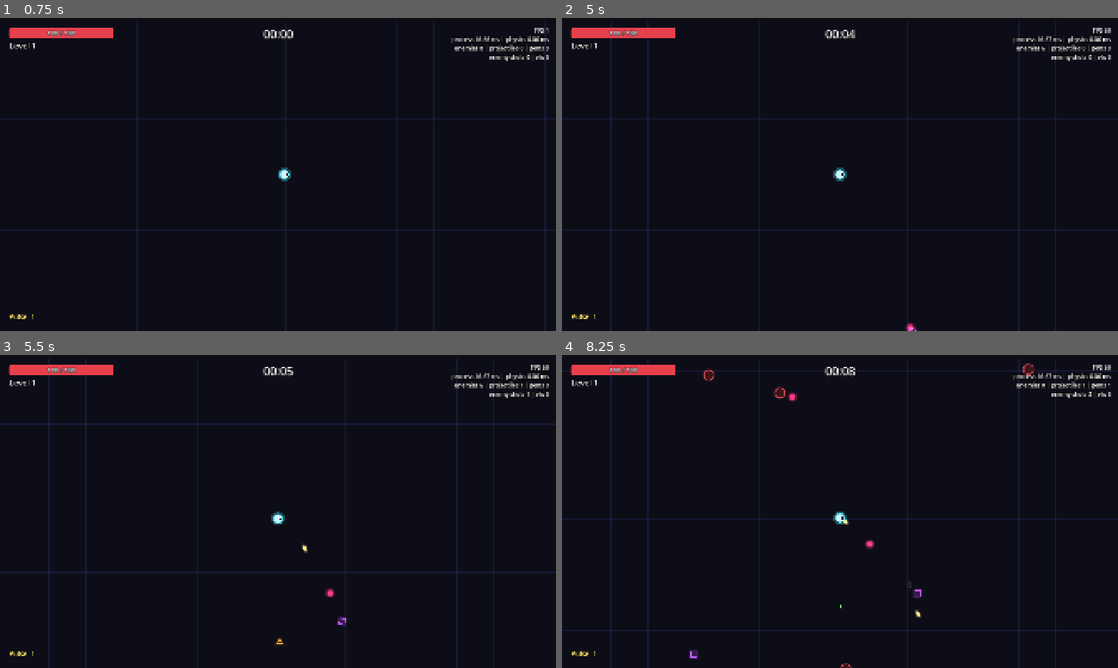
Above: before the commit, frames 1-4 (two rows, left to right).
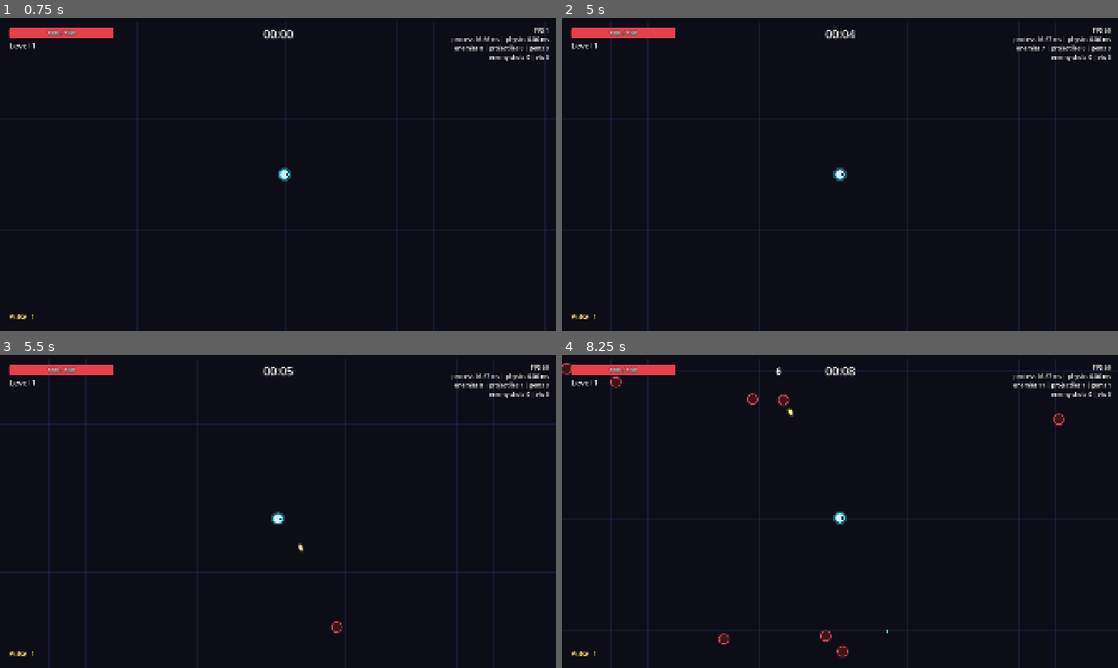
Above: after the commit, the same moments.

Repository: Mowgli2000/survivor-game
Game: Godot game, scene res://src/run/run.tscn
Same seed, same stepped clock (60 frames per second), same inputs: the game is played once before the commit and once after it.
Inputs (mouse positions are in pixels of both pictures, inside the frame that each line leads up to):
- Up to frame 1 (0.75 s): tap Enter at 0.5 s; move the mouse to (400, 158) at 0.52 s; hold D (move_right) from 0.53 s (still down); hold Shift from 0.53 s (still down); click (400, 158) at 0.67 s
- Up to frame 2 (5 s): release D (move_right) at 1.25 s; release Shift at 1.25 s; drag from (728, 190) to (812, 237) at 1.27 s; move the mouse to (895, 105) at 2.02 s; hold D (move_right) 2.03-2.75 s; tap Ctrl at 2.1 s; drag from (812, 237) to (673, 127) at 2.77 s; move the mouse to (1006, 221) at 3.52 s; hold A (move_left) 3.53-4.25 s; tap Alt at 3.6 s; drag from (673, 127) to (756, 96) at 4.27 s
- Up to frame 3 (5.5 s): move the mouse to (305, 511) at 5.02 s; hold S (move_down) from 5.03 s (still down); hold Shift from 5.03 s (still down); click (305, 511) at 5.17 s
- Up to frame 4 (8.25 s): release S (move_down) at 5.75 s; release Shift at 5.75 s; drag from (756, 433) to (728, 527) at 5.77 s; move the mouse to (962, 495) at 6.52 s; hold W (move_up) 6.53-7.25 s; tap Ctrl at 6.6 s; drag from (728, 527) to (812, 574) at 7.27 s; move the mouse to (895, 442) at 8.02 s; hold S (move_down) from 8.03 s (still down); tap Alt at 8.1 s

Frame 1 is identical in both runs. In frame 2, less than 0.1% of the frame differs, in the area x 61-87%, y 9-100%; in frame 3, 0.2%; in frame 4, 1.1%, in the area x 0-99%, y 2-100%.

Commit message:
feat: wave-driven spawning and default stage
Co-Authored-By: Claude Opus 5.5 <noreply@anthropic.com>

Diff:
--- a/data/runs/default.tres
+++ b/data/runs/default.tres
@@ -1,50 +1,15 @@
 [gd_resource type="Resource" script_class="RunConfig" format=3]
 
 [ext_resource type="Script" path="res://src/run/run_config.gd" id="1_config"]
-[ext_resource type="Script" path="res://src/spawning/spawn_entry.gd" id="2_entry"]
-[ext_resource type="Resource" path="res://data/characters/drifter.tres" id="3_drifter"]
-[ext_resource type="Resource" path="res://data/enemies/grunt.tres" id="4_grunt"]
-[ext_resource type="Resource" path="res://data/enemies/runner.tres" id="5_runner"]
-[ext_resource type="Resource" path="res://data/enemies/shooter.tres" id="6_shooter"]
-[ext_resource type="Resource" path="res://data/enemies/tank.tres" id="7_tank"]
-
-[sub_resource type="Resource" id="Resource_grunt"]
-script = ExtResource("2_entry")
-enemy = ExtResource("4_grunt")
-weight = 3.0
-min_time = 0.0
-
-[sub_resource type="Resource" id="Resource_runner"]
-script = ExtResource("2_entry")
-enemy = ExtResource("5_runner")
-weight = 1.0
-min_time = 30.0
-
-[sub_resource type="Resource" id="Resource_shooter"]
-script = ExtResource("2_entry")
-enemy = ExtResource("6_shooter")
-weight = 0.8
-min_time = 45.0
-
-[sub_resource type="Resource" id="Resource_tank"]
-script = ExtResource("2_entry")
-enemy = ExtResource("7_tank")
-weight = 0.5
-min_time = 75.0
+[ext_resource type="Resource" path="res://data/characters/drifter.tres" id="2_drifter"]
+[ext_resource type="Resource" path="res://data/stages/default.tres" id="3_stage"]
 
 [resource]
 script = ExtResource("1_config")
 id = &"default"
-character = ExtResource("3_drifter")
+character = ExtResource("2_drifter")
 arena_size = Vector2(3200, 3200)
-spawn_pool = Array[ExtResource("2_entry")]([SubResource("Resource_grunt"), SubResource("Resource_runner"), SubResource("Resource_shooter"), SubResource("Resource_tank")])
-spawn_rate_start = 1.2
-spawn_rate_per_minute = 1.5
-spawn_rate_max = 25.0
-max_enemies = 400
-spawn_distance = 1150.0
-enemy_hp_multiplier = 1.0
-enemy_hp_per_minute = 0.3
+stage = ExtResource("3_stage")
 xp_base = 5.0
 xp_exponent = 1.35
 upgrade_choices = 3
--- /dev/null
+++ b/data/stages/default.tres
@@ -0,0 +1,105 @@
+[gd_resource type="Resource" script_class="StageData" format=3]
+
+[ext_resource type="Script" path="res://src/waves/stage_data.gd" id="1_stage"]
+[ext_resource type="Script" path="res://src/spawning/spawn_entry.gd" id="2_entry"]
+[ext_resource type="Script" path="res://src/waves/wave_event.gd" id="3_event"]
+[ext_resource type="Resource" path="res://data/enemies/grunt.tres" id="4_grunt"]
+[ext_resource type="Resource" path="res://data/enemies/runner.tres" id="5_runner"]
+[ext_resource type="Resource" path="res://data/enemies/shooter.tres" id="6_shooter"]
+[ext_resource type="Resource" path="res://data/enemies/tank.tres" id="7_tank"]
+
+[sub_resource type="Resource" id="Entry_grunt"]
+script = ExtResource("2_entry")
+enemy = ExtResource("4_grunt")
+weight = 3.0
+min_wave = 1
+
+[sub_resource type="Resource" id="Entry_runner"]
+script = ExtResource("2_entry")
+enemy = ExtResource("5_runner")
+weight = 1.0
+min_wave = 3
+
+[sub_resource type="Resource" id="Entry_shooter"]
+script = ExtResource("2_entry")
+enemy = ExtResource("6_shooter")
+weight = 0.8
+min_wave = 4
+
+[sub_resource type="Resource" id="Entry_tank"]
+script = ExtResource("2_entry")
+enemy = ExtResource("7_tank")
+weight = 0.5
+min_wave = 6
+
+[sub_resource type="Resource" id="Event_w5_horde"]
+script = ExtResource("3_event")
+wave = 5
+at_time = 5.0
+enemy = ExtResource("5_runner")
+count = 40
+
+[sub_resource type="Resource" id="Event_w8_elite"]
+script = ExtResource("3_event")
+wave = 8
+at_time = 10.0
+enemy = ExtResource("7_tank")
+count = 1
+elite = true
+
+[sub_resource type="Resource" id="Event_w10_elites"]
+script = ExtResource("3_event")
+wave = 10
+at_time = 10.0
+enemy = ExtResource("6_shooter")
+count = 2
+elite = true
+
+[sub_resource type="Resource" id="Event_w12_horde"]
+script = ExtResource("3_event")
+wave = 12
+at_time = 5.0
+enemy = ExtResource("4_grunt")
+count = 60
+
+[sub_resource type="Resource" id="Event_w15_elites"]
+script = ExtResource("3_event")
+wave = 15
+at_time = 10.0
+enemy = ExtResource("7_tank")
+count = 3
+elite = true
+
+[sub_resource type="Resource" id="Event_w18_horde"]
+script = ExtResource("3_event")
+wave = 18
+at_time = 5.0
+enemy = ExtResource("5_runner")
+count = 80
+
+[sub_resource type="Resource" id="Event_w18_elites"]
+script = ExtResource("3_event")
+wave = 18
+at_time = 20.0
+enemy = ExtResource("7_tank")
+count = 2
+elite = true
+
+[resource]
+script = ExtResource("1_stage")
+id = &"default"
+wave_count = 20
+duration_first = 20.0
+duration_last = 60.0
+spawn_rate_first = 1.5
+spawn_rate_last = 20.0
+hp_multiplier_first = 1.0
+hp_multiplier_last = 5.0
+spawn_pool = Array[ExtResource("2_entry")]([SubResource("Entry_grunt"), SubResource("Entry_runner"), SubResource("Entry_shooter"), SubResource("Entry_tank")])
+max_enemies = 400
+spawn_distance = 1150.0
+heal_between_waves = 1.0
+elite_hp_multiplier = 5.0
+elite_xp_multiplier = 10.0
+elite_scale = 1.6
+events = Array[ExtResource("3_event")]([SubResource("Event_w5_horde"), SubResource("Event_w8_elite"), SubResource("Event_w10_elites"), SubResource("Event_w12_horde"), SubResource("Event_w15_elites"), SubResource("Event_w18_horde"), SubResource("Event_w18_elites")])
--- a/src/debug/stress/stress_run.tres
+++ b/src/debug/stress/stress_run.tres
@@ -1,29 +1,11 @@
 [gd_resource type="Resource" script_class="RunConfig" format=3 uid="uid://c2xi8j8n3squc"]
 
 [ext_resource type="Script" uid="uid://dxyrn7lm0hlyq" path="res://src/run/run_config.gd" id="1_config"]
-[ext_resource type="Script" uid="uid://cygmx0fk3h7dd" path="res://src/spawning/spawn_entry.gd" id="2_entry"]
-[ext_resource type="Resource" path="res://src/debug/stress/stress_character.tres" id="3_char"]
-[ext_resource type="Resource" path="res://data/enemies/grunt.tres" id="4_grunt"]
-[ext_resource type="Resource" path="res://data/enemies/runner.tres" id="5_runner"]
-
-[sub_resource type="Resource" id="Resource_grunt"]
-script = ExtResource("2_entry")
-enemy = ExtResource("4_grunt")
-weight = 2.0
-
-[sub_resource type="Resource" id="Resource_runner"]
-script = ExtResource("2_entry")
-enemy = ExtResource("5_runner")
+[ext_resource type="Resource" path="res://src/debug/stress/stress_character.tres" id="2_char"]
+[ext_resource type="Resource" path="res://src/debug/stress/stress_stage.tres" id="3_stage"]
 
 [resource]
 script = ExtResource("1_config")
 id = &"stress"
-character = ExtResource("3_char")
-spawn_pool = Array[ExtResource("2_entry")]([SubResource("Resource_grunt"), SubResource("Resource_runner")])
-spawn_rate_start = 150.0
-spawn_rate_per_minute = 0.0
-spawn_rate_max = 150.0
-max_enemies = 500
-spawn_distance = 900.0
-enemy_hp_multiplier = 40.0
-enemy_hp_per_minute = 0.0
+character = ExtResource("2_char")
+stage = ExtResource("3_stage")
--- /dev/null
+++ b/src/debug/stress/stress_stage.tres
@@ -0,0 +1,29 @@
+[gd_resource type="Resource" script_class="StageData" format=3]
+
+[ext_resource type="Script" path="res://src/waves/stage_data.gd" id="1_stage"]
+[ext_resource type="Script" path="res://src/spawning/spawn_entry.gd" id="2_entry"]
+[ext_resource type="Resource" path="res://data/enemies/grunt.tres" id="3_grunt"]
+[ext_resource type="Resource" path="res://data/enemies/runner.tres" id="4_runner"]
+
+[sub_resource type="Resource" id="Entry_grunt"]
+script = ExtResource("2_entry")
+enemy = ExtResource("3_grunt")
+weight = 2.0
+
+[sub_resource type="Resource" id="Entry_runner"]
+script = ExtResource("2_entry")
+enemy = ExtResource("4_runner")
+
+[resource]
+script = ExtResource("1_stage")
+id = &"stress"
+wave_count = 1
+duration_first = 600.0
+duration_last = 600.0
+spawn_rate_first = 150.0
+spawn_rate_last = 150.0
+hp_multiplier_first = 40.0
+hp_multiplier_last = 40.0
+spawn_pool = Array[ExtResource("2_entry")]([SubResource("Entry_grunt"), SubResource("Entry_runner")])
+max_enemies = 500
+spawn_distance = 900.0
--- a/src/run/run.gd
+++ b/src/run/run.gd
@@ -22,6 +22,7 @@
 var bot_input: Callable
 
 var state: RunState
+var stage: StageData
 var progression: Progression
 var player: Player
 var enemies: EnemyManager
@@ -29,6 +30,7 @@
 var projectiles: ProjectileManager
 var pickups: PickupManager
 var spawner: SpawnDirector
+var waves: WaveDirector
 var vfx: Vfx
 var damage_numbers: DamageNumbers
 var hud: Hud
@@ -44,6 +46,8 @@
 	if config == null:
 		config = ContentDB.get_def(&"runs", DEFAULT_CONFIG_ID)
 	assert(config != null, "Run: no RunConfig (expected data/runs/default.tres)")
+	stage = config.stage
+	assert(stage != null, "Run: RunConfig has no stage")
 	var arena_rect := Rect2(-config.arena_size * 0.5, config.arena_size)
 
 	state = RunState.new(seed_override if seed_override >= 0 else randi())
@@ -77,7 +81,8 @@
 
 	enemies = EnemyManager.new()
 	enemies.name = "Enemies"
-	enemies.setup(player, arena_rect, mini(config.max_enemies, 200), state.rng, vfx, enemy_projectiles)
+	enemies.setup(player, arena_rect, mini(stage.max_enemies, 200), state.rng, vfx, enemy_projectiles)
+	enemies.elite_scale = stage.elite_scale
 	add_child(enemies)
 
 	projectiles = ProjectileManager.new()
@@ -93,9 +98,14 @@
 	if config.character.starting_weapon != null:
 		player.weapons.add_weapon(config.character.starting_weapon)
 
+	waves = WaveDirector.new()
+	waves.name = "WaveDirector"
+	waves.setup(stage)
+	add_child(waves)
+
 	spawner = SpawnDirector.new()
 	spawner.name = "SpawnDirector"
-	spawner.setup(config, state, enemies, player, arena_rect)
+	spawner.setup(stage, state, enemies, player, arena_rect, waves)
 	add_child(spawner)
 
 	hud = Hud.new()
@@ -120,16 +130,29 @@
 	player.died.connect(_on_player_died)
 	level_up_screen.offer_chosen.connect(_apply_offer)
 	game_over_screen.retry_requested.connect(_on_retry_requested)
+	waves.wave_started.connect(spawner.begin_wave)
+	waves.wave_ended.connect(_on_wave_ended)
+	waves.start_wave(1)
 
 
 func _physics_process(delta: float) -> void:
-	if not state.is_over:
+	if not state.is_over and waves.in_wave:
 		state.elapsed += delta
 
 
-func _on_enemy_killed(data: EnemyData, pos: Vector2, _elite: bool) -> void:
+func _on_enemy_killed(data: EnemyData, pos: Vector2, elite: bool) -> void:
 	state.kills += 1
-	pickups.spawn_xp(pos, data.xp_value)
+	var xp := data.xp_value
+	if elite:
+		xp = roundi(xp * stage.elite_xp_multiplier)
+	pickups.spawn_xp(pos, xp)
+
+
+# Provisional: chains waves without a screen (full flow in the next task).
+func _on_wave_ended(wave: int) -> void:
+	if state.is_over or waves.is_last_wave():
+		return
+	waves.start_wave(wave + 1)
 
 
 func _on_leveled_up(_level: int) -> void:
--- a/src/run/run_config.gd
+++ b/src/run/run_config.gd
@@ -1,24 +1,12 @@
 class_name RunConfig
 extends Resource
-## Tuning of a run (prototype). Will be split into StageData when waves arrive.
+## Tuning of a run: character, arena, stage (waves), progression and weapons.
 
 @export var id: StringName
 @export var character: CharacterData
 @export var arena_size: Vector2 = Vector2(3200, 3200)
-
-@export_group("Spawning")
-@export var spawn_pool: Array[SpawnEntry] = []
-## Enemies per second at the start of the run.
-@export var spawn_rate_start: float = 1.0
-## Enemies per second added every minute.
-@export var spawn_rate_per_minute: float = 1.0
-@export var spawn_rate_max: float = 20.0
-@export var max_enemies: int = 400
-## Distance from the player where enemies appear (just outside the screen).
-@export var spawn_distance: float = 1150.0
-@export var enemy_hp_multiplier: float = 1.0
-## Enemy HP multiplier added every minute.
-@export var enemy_hp_per_minute: float = 0.25
+## Waves, enemies and difficulty of the run (data/stages/).
+@export var stage: StageData
 
 @export_group("Progression")
 ## XP needed for level n -> n+1 = round(xp_base * n ^ xp_exponent).
--- a/src/spawning/spawn_director.gd
+++ b/src/spawning/spawn_director.gd
@@ -1,52 +1,60 @@
 class_name SpawnDirector
 extends Node
-## Decides when, what and where enemies spawn. Prototype version: a spawn rate
-## that grows with time. Waves (StageData) will replace the rate curve later.
+## Decides when, what and where enemies spawn during a wave: a steady rate
+## from the stage curves, plus the scripted events of the wave (hordes, elites).
+## Does nothing between waves.
 
 const POSITION_ATTEMPTS := 8
 
-var _config: RunConfig
+var _stage: StageData
 var _state: RunState
 var _enemies: EnemyManager
 var _player: Player
 var _arena: Rect2
+var _waves: WaveDirector
+var _wave: int = 0
 var _accumulator: float = 0.0
 var _weights := PackedFloat32Array()
 var _eligible: Array[EnemyData] = []
+var _pending_events: Array[WaveEvent] = []
 
 
-func setup(config: RunConfig, state: RunState, enemies: EnemyManager, player: Player, arena: Rect2) -> void:
-	_config = config
+func setup(stage: StageData, state: RunState, enemies: EnemyManager, player: Player, arena: Rect2,
+		waves: WaveDirector) -> void:
+	_stage = stage
 	_state = state
 	_enemies = enemies
 	_player = player
 	_arena = arena
+	_waves = waves
 
 
 func _ready() -> void:
 	process_physics_priority = -20
 
 
-func current_spawn_rate() -> float:
-	var minutes := _state.elapsed / 60.0
-	return minf(_config.spawn_rate_start + _config.spawn_rate_per_minute * minutes, _config.spawn_rate_max)
-
-
-func current_hp_multiplier() -> float:
-	return _config.enemy_hp_multiplier + _config.enemy_hp_per_minute * _state.elapsed / 60.0
+## Called when a wave starts: picks the eligible enemies and the wave's events.
+func begin_wave(wave: int) -> void:
+	_wave = wave
+	_accumulator = 0.0
+	_pending_events = _stage.events_for(wave)
+	_eligible.clear()
+	_weights.clear()
+	for entry in _stage.spawn_pool:
+		if entry.enemy != null and entry.min_wave <= wave:
+			_eligible.append(entry.enemy)
+			_weights.append(entry.weight)
 
 
 func _physics_process(delta: float) -> void:
-	if _config == null:
+	if _stage == null or not _waves.in_wave or _wave != _waves.wave:
 		return
-	_accumulator += current_spawn_rate() * delta
-	if _accumulator < 1.0:
-		return
-	_refresh_eligible()
-	var hp_multiplier := current_hp_multiplier()
+	var hp_multiplier := _stage.hp_multiplier_at(_wave)
+	_fire_events(_waves.wave_elapsed(), hp_multiplier)
+	_accumulator += _stage.spawn_rate_at(_wave) * delta
 	while _accumulator >= 1.0:
 		_accumulator -= 1.0
-		if _enemies.active_count() >= _config.max_enemies:
+		if _enemies.active_count() >= _stage.max_enemies:
 			_accumulator = 0.0
 			break
 		var index := WeightedPicker.pick_index(_weights, _state.rng)
@@ -55,13 +63,20 @@
 		_enemies.spawn(_eligible[index], _pick_position(), hp_multiplier)
 
 
-func _refresh_eligible() -> void:
-	_eligible.clear()
-	_weights.clear()
-	for entry in _config.spawn_pool:
-		if entry.enemy != null and entry.min_wave <= 1 + int(_state.elapsed / 30.0):
-			_eligible.append(entry.enemy)
-			_weights.append(entry.weight)
+func _fire_events(elapsed: float, hp_multiplier: float) -> void:
+	for i in range(_pending_events.size() - 1, -1, -1):
+		var event := _pending_events[i]
+		if elapsed < event.at_time:
+			continue
+		_pending_events.remove_at(i)
+		var hp := hp_multiplier * (_stage.elite_hp_multiplier if event.elite else 1.0)
+		var offset := _state.rng.randf() * TAU
+		for k in event.count:
+			if _enemies.active_count() >= _stage.max_enemies:
+				break
+			var angle := offset + TAU * k / event.count
+			var pos := _player.global_position + Vector2.from_angle(angle) * _stage.spawn_distance
+			_enemies.spawn(event.enemy, pos.clamp(_arena.position, _arena.end), hp, event.elite)
 
 
 ## A point at `spawn_distance` from the player, inside the arena when possible.
@@ -69,7 +84,7 @@
 	var center := _player.global_position
 	var fallback := center
 	for attempt in POSITION_ATTEMPTS:
-		var pos := center + Vector2.from_angle(_state.rng.randf() * TAU) * _config.spawn_distance
+		var pos := center + Vector2.from_angle(_state.rng.randf() * TAU) * _stage.spawn_distance
 		if _arena.has_point(pos):
 			return pos
 		fallback = pos
--- a/tests/data/test_content.gd
+++ b/tests/data/test_content.gd
@@ -19,7 +19,7 @@
 
 
 func test_expected_categories_exist() -> void:
-	for category in [&"characters", &"weapons", &"enemies", &"upgrades", &"runs"]:
+	for category in [&"characters", &"weapons", &"enemies", &"upgrades", &"runs", &"stages"]:
 		assert_gt(ContentDB.get_all(category).size(), 0, "no content in data/%s" % category)
 
 
@@ -88,10 +88,36 @@
 		var run := def as RunConfig
 		assert_not_null(run, "data/runs must contain RunConfig")
 		assert_not_null(run.character)
-		assert_gt(run.spawn_pool.size(), 0)
-		for entry in run.spawn_pool:
-			assert_not_null(entry.enemy, "%s: spawn entry without enemy" % run.id)
+		assert_not_null(run.stage, "%s has no stage" % run.id)
 		assert_gt(run.upgrade_choices, 0)
+
+
+func test_stages() -> void:
+	for def in ContentDB.get_all(&"stages"):
+		var stage := def as StageData
+		assert_not_null(stage, "data/stages must contain StageData")
+		assert_eq(String(stage.id), stage.resource_path.get_file().get_basename())
+		assert_gte(stage.wave_count, 1)
+		assert_gt(stage.duration_first, 0.0)
+		assert_gt(stage.duration_last, 0.0)
+		assert_gt(stage.spawn_pool.size(), 0, "%s: empty spawn pool" % stage.id)
+		assert_gt(stage.max_enemies, 0)
+		assert_gte(stage.heal_between_waves, 0.0)
+		assert_gte(stage.elite_scale, 1.0)
+		for entry in stage.spawn_pool:
+			assert_not_null(entry.enemy, "%s: spawn entry without enemy" % stage.id)
+			assert_between(entry.min_wave, 1, stage.wave_count, "%s: min_wave out of range" % stage.id)
+			assert_lte(entry.enemy.radius * stage.elite_scale, EnemyManager.MAX_ENEMY_RADIUS,
+				"%s: elite %s too big for the spatial grid" % [stage.id, entry.enemy.id])
+		for event in stage.events:
+			assert_not_null(event, "%s: empty event" % stage.id)
+			assert_not_null(event.enemy, "%s: event without enemy" % stage.id)
+			assert_between(event.wave, 1, stage.wave_count, "%s: event wave out of range" % stage.id)
+			assert_gt(event.count, 0)
+			assert_lt(event.at_time, stage.duration_at(event.wave),
+				"%s: event of wave %d would never fire" % [stage.id, event.wave])
+			if event.elite:
+				assert_lte(event.enemy.radius * stage.elite_scale, EnemyManager.MAX_ENEMY_RADIUS)
 
 
 func test_every_stat_has_a_localized_name() -> void:
--- a/tests/smoke/test_run_smoke.gd
+++ b/tests/smoke/test_run_smoke.gd
@@ -42,7 +42,7 @@
 	for def in ContentDB.get_all(&"weapons"):
 		var weapon := def as WeaponData
 		_run.player.weapons.add_weapon(weapon, weapon.max_level())
-	_run.state.elapsed = 90.0  # every enemy type can spawn (ranged, tank)
+	_run.waves.start_wave(6)  # every enemy type can spawn (ranged, tank)
 	await wait_physics_frames(360)  # ~24 s of game time
 	assert_gt(_run.state.kills, 20, "the arsenal kills enemies")
 	assert_false(_run.state.is_over)
--- a/tests/unit/test_waves.gd
+++ b/tests/unit/test_waves.gd
@@ -120,3 +120,78 @@
 	assert_eq(pickups.active_count(), 0)
 	assert_signal_emit_count(pickups, "xp_collected", 1)
 	assert_signal_emitted_with_parameters(pickups, "xp_collected", [12])
+
+
+func _spawn_setup(stage: StageData) -> Array:
+	var arena := Rect2(-3000, -3000, 6000, 6000)
+	var player := Player.new()
+	player.setup(CharacterData.new(), arena)
+	player.invincible = true
+	player.bot_input = func() -> Vector2: return Vector2.ZERO
+	add_child_autofree(player)
+	var enemies := EnemyManager.new()
+	enemies.setup(player, arena, 8)
+	add_child_autofree(enemies)
+	var director := WaveDirector.new()
+	director.setup(stage)
+	add_child_autofree(director)
+	var spawner := SpawnDirector.new()
+	spawner.setup(stage, RunState.new(1), enemies, player, arena, director)
+	add_child_autofree(spawner)
+	return [director, spawner, enemies]
+
+
+func test_wave_event_spawns_once_at_its_time() -> void:
+	var stage := _stage(3)
+	stage.spawn_rate_first = 0.0
+	stage.spawn_rate_last = 0.0
+	var event := _event(1, 0.0)
+	event.elite = true
+	stage.events = [event]
+	var parts := _spawn_setup(stage)
+	var director: WaveDirector = parts[0]
+	var spawner: SpawnDirector = parts[1]
+	var enemies: EnemyManager = parts[2]
+	director.start_wave(1)
+	spawner.begin_wave(1)
+	await wait_physics_frames(3)
+	assert_eq(enemies.active_count(), 3)
+	assert_true(enemies.get_enemy(0).elite)
+	await wait_physics_frames(3)
+	assert_eq(enemies.active_count(), 3, "an event fires only once")
+
+
+func test_spawn_pool_respects_min_wave() -> void:
+	var stage := _stage(10)
+	stage.spawn_rate_first = 60.0
+	stage.spawn_rate_last = 60.0
+	var early := SpawnEntry.new()
+	early.enemy = EnemyData.new()
+	early.min_wave = 1
+	var late := SpawnEntry.new()
+	late.enemy = EnemyData.new()
+	late.min_wave = 5
+	stage.spawn_pool = [early, late]
+	var parts := _spawn_setup(stage)
+	var director: WaveDirector = parts[0]
+	var spawner: SpawnDirector = parts[1]
+	var enemies: EnemyManager = parts[2]
+	director.start_wave(1)
+	spawner.begin_wave(1)
+	await wait_physics_frames(30)
+	assert_gt(enemies.active_count(), 0)
+	for i in enemies.active_count():
+		assert_eq(enemies.get_enemy(i).data, early.enemy, "wave 1 only spawns early enemies")
+
+
+func test_no_spawn_between_waves() -> void:
+	var stage := _stage(3)
+	stage.spawn_rate_first = 60.0
+	stage.spawn_rate_last = 60.0
+	var entry := SpawnEntry.new()
+	entry.enemy = EnemyData.new()
+	stage.spawn_pool = [entry]
+	var parts := _spawn_setup(stage)
+	var enemies: EnemyManager = parts[2]
+	await wait_physics_frames(30)  # no wave started
+	assert_eq(enemies.active_count(), 0)
